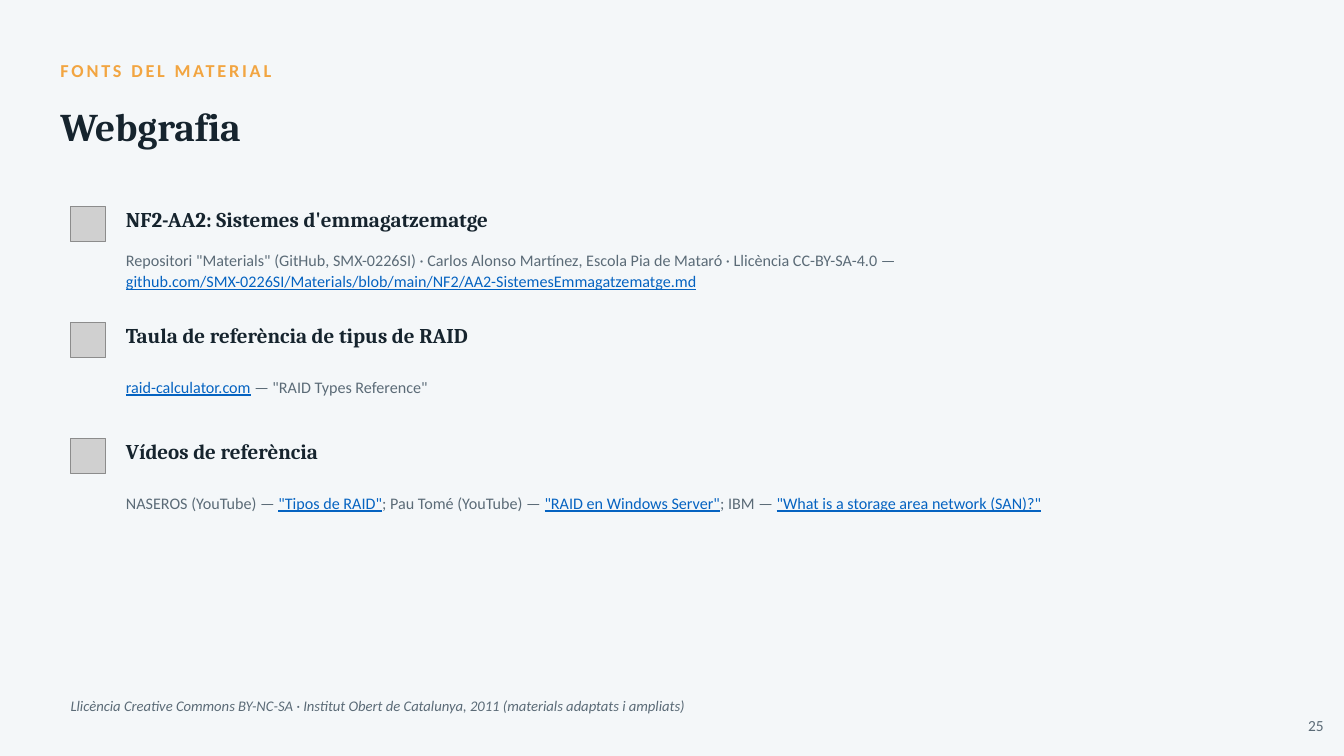
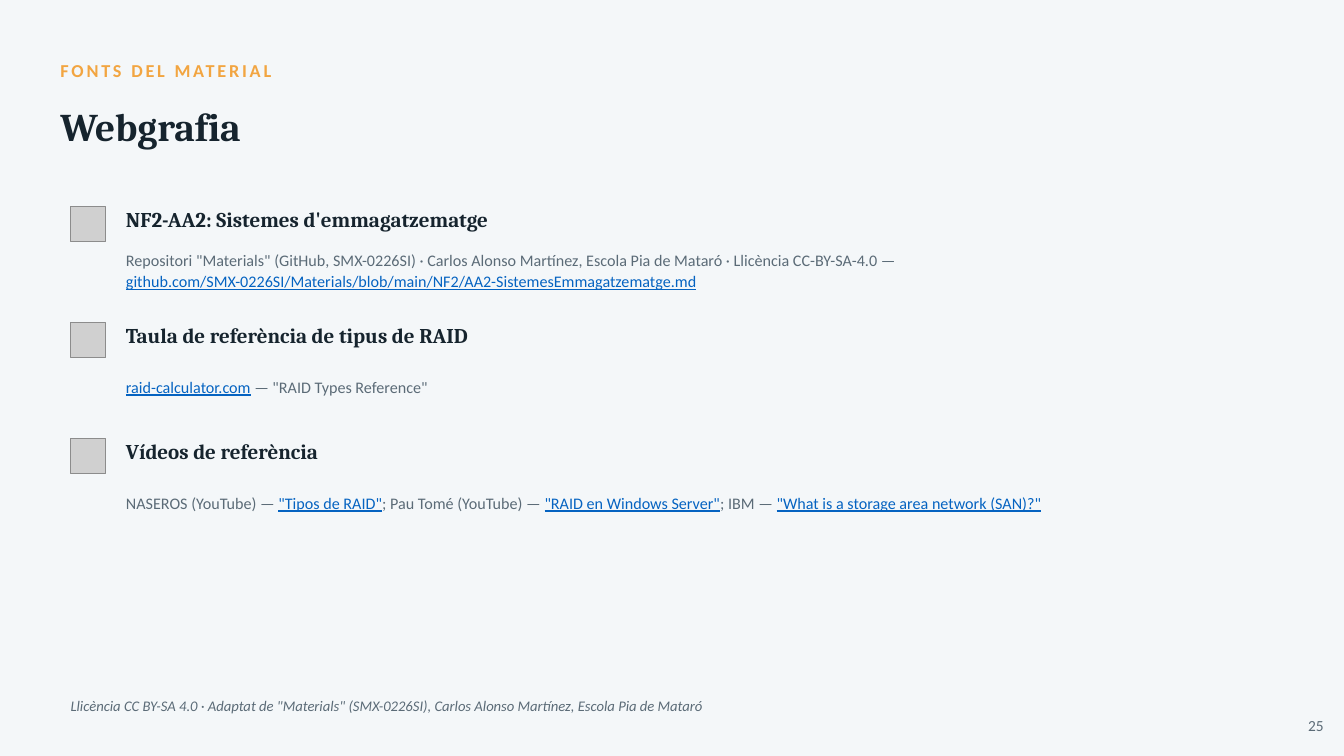
Before and after one commit to joansanchezescudero/SMX_0226_Seguretat_Informatica, a slide deck: slide 25 of RA2 - Emmagatzematge i copies de seguretat/AA2 - Sistemes demmagatzematge/RA2_AA2_Sistemes_emmagatzematge.pptx. Drawn at 1344x756 pixels with LibreOffice and Linux fonts; fonts in the diff are those of the drawing; grey boxes stand for pictures. Boxes give left, top, right and bottom in pixels: in the first picture for what was removed or moved away, otherwise in the second. Text is boxed around its words. In the diff, an @@ line names an element or a change of style, - is before the commit and + after.

```diff
--- a/RA2 - Emmagatzematge i copies de seguretat/AA2 - Sistemes demmagatzematge/RA2_AA2_Sistemes_emmagatzematge.pptx
+++ b/RA2 - Emmagatzematge i copies de seguretat/AA2 - Sistemes demmagatzematge/RA2_AA2_Sistemes_emmagatzematge.pptx
@@ text at <box>71,700,703,714</box>: text changed @@
-Llicència Creative Commons BY-NC-SA · Institut Obert de Catalunya, 2011 (materials adaptats i ampliats)
+Llicència CC BY-SA 4.0 · Adaptat de "Materials" (SMX-0226SI), Carlos Alonso Martínez, Escola Pia de Mataró
```
Also in this commit, not shown: 5 other files.
